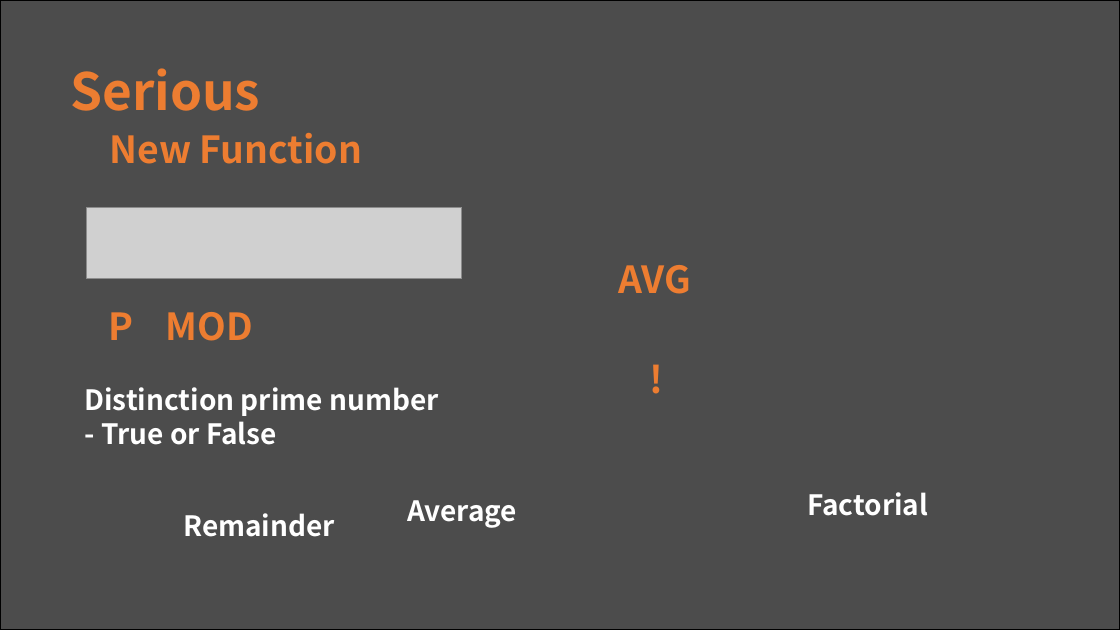
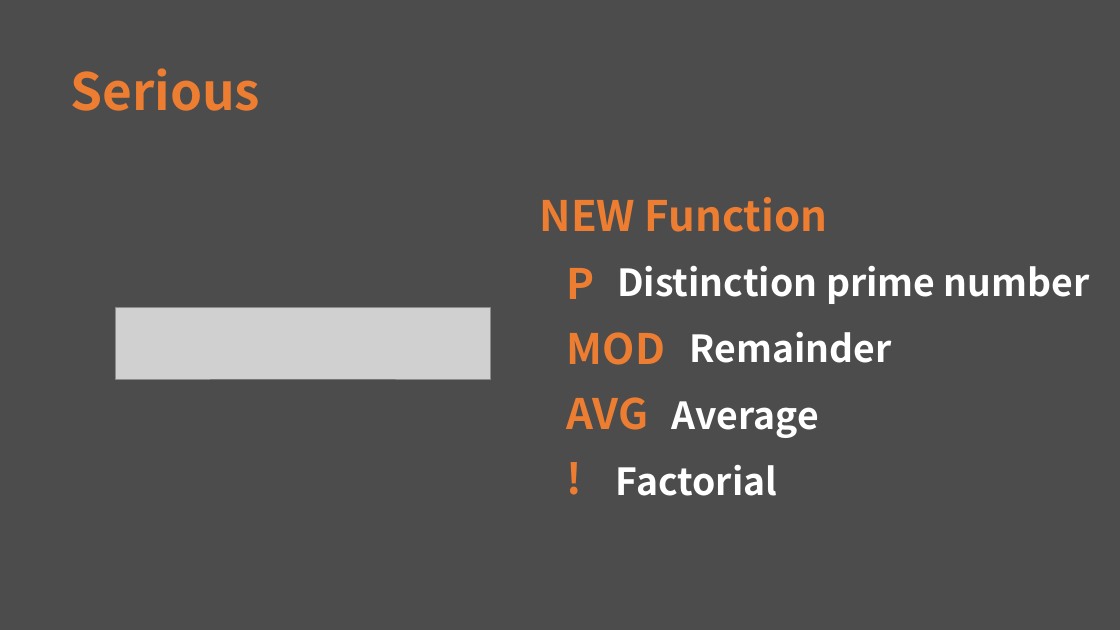
Before and after one commit to hbseo/desktop_calculator, a slide deck: slide 6 of simpsons.pptx. Drawn at 1120x630 pixels with LibreOffice and Linux fonts; fonts in the diff are those of the drawing; grey boxes stand for pictures. Boxes give left, top, right and bottom in pixels: in the first picture for what was removed or moved away, otherwise in the second. Text is boxed around its words. In the diff, an @@ line names an element or a change of style, - is before the commit and + after.

```diff
--- a/simpsons.pptx
+++ b/simpsons.pptx
@@ background #FFFFFF to #4C4C4C @@
@@ rectangle removed at bbox=[0, 0, 1120, 630] @@
@@ text at bbox=[540, 197, 828, 232]: text changed; size 32 to 36 pt @@
-New Function
+NEW Function
@@ text "P": place and size @@
-text "P" at bbox=[108, 312, 133, 340]
+text "P" at bbox=[566, 268, 594, 299]
@@ size 24 to 32 pt in 4 elements at bbox=[616, 465, 777, 496], bbox=[690, 332, 892, 363], bbox=[672, 401, 819, 438], bbox=[617, 266, 1090, 304] @@
@@ text "Distinction prime number": place and size @@
-text "Distinction prime number" at bbox=[84, 387, 438, 445]
+text "Distinction prime number" at bbox=[617, 266, 1090, 304]
@@ picture: place and size @@
-picture at bbox=[87, 208, 462, 279]
+picture at bbox=[115, 308, 491, 380]
@@ text "MOD": place and size @@
-text "MOD" at bbox=[165, 312, 252, 341]
+text "MOD" at bbox=[567, 332, 665, 365]
@@ text "Remainder": place and size @@
-text "Remainder" at bbox=[183, 513, 335, 537]
+text "Remainder" at bbox=[690, 332, 892, 363]
@@ text "AVG": place and size @@
-text "AVG" at bbox=[618, 265, 691, 294]
+text "AVG" at bbox=[567, 397, 649, 430]
@@ text "Average": place and size @@
-text "Average" at bbox=[407, 500, 517, 528]
+text "Average" at bbox=[672, 401, 819, 438]
@@ text at bbox=[101, 421, 277, 445]: paragraph removed @@
-- True or False
@@ size 32 to 36 pt in 4 elements at bbox=[566, 268, 594, 299], bbox=[567, 332, 665, 365], bbox=[567, 397, 649, 430], bbox=[559, 449, 590, 508] @@
@@ text "!": place and size @@
-text "!" at bbox=[641, 352, 703, 406]
+text "!" at bbox=[559, 449, 590, 508]
@@ text "Factorial": place and size @@
-text "Factorial" at bbox=[807, 492, 928, 516]
+text "Factorial" at bbox=[616, 465, 777, 496]
```
Also in this commit, not shown: 11 other slides changed.
